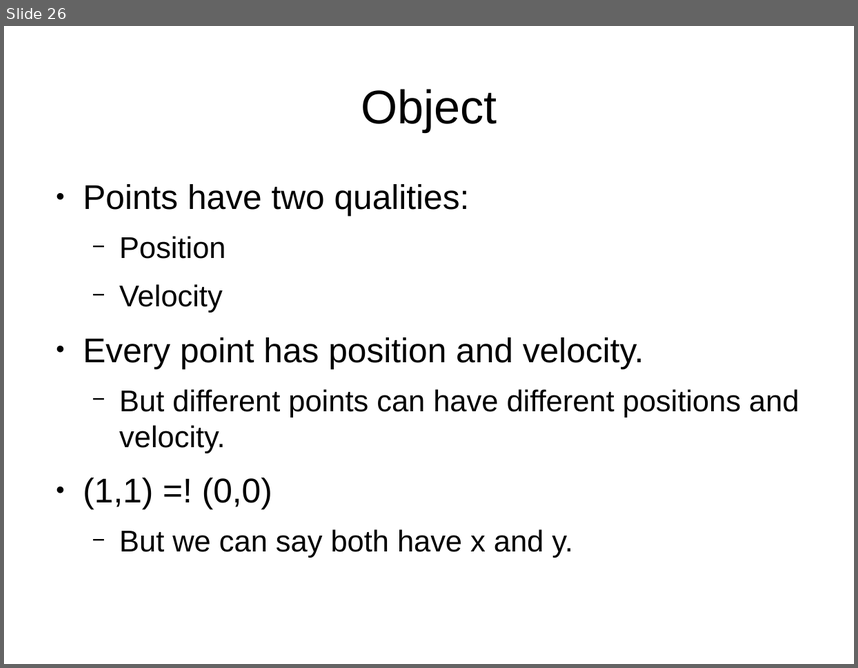
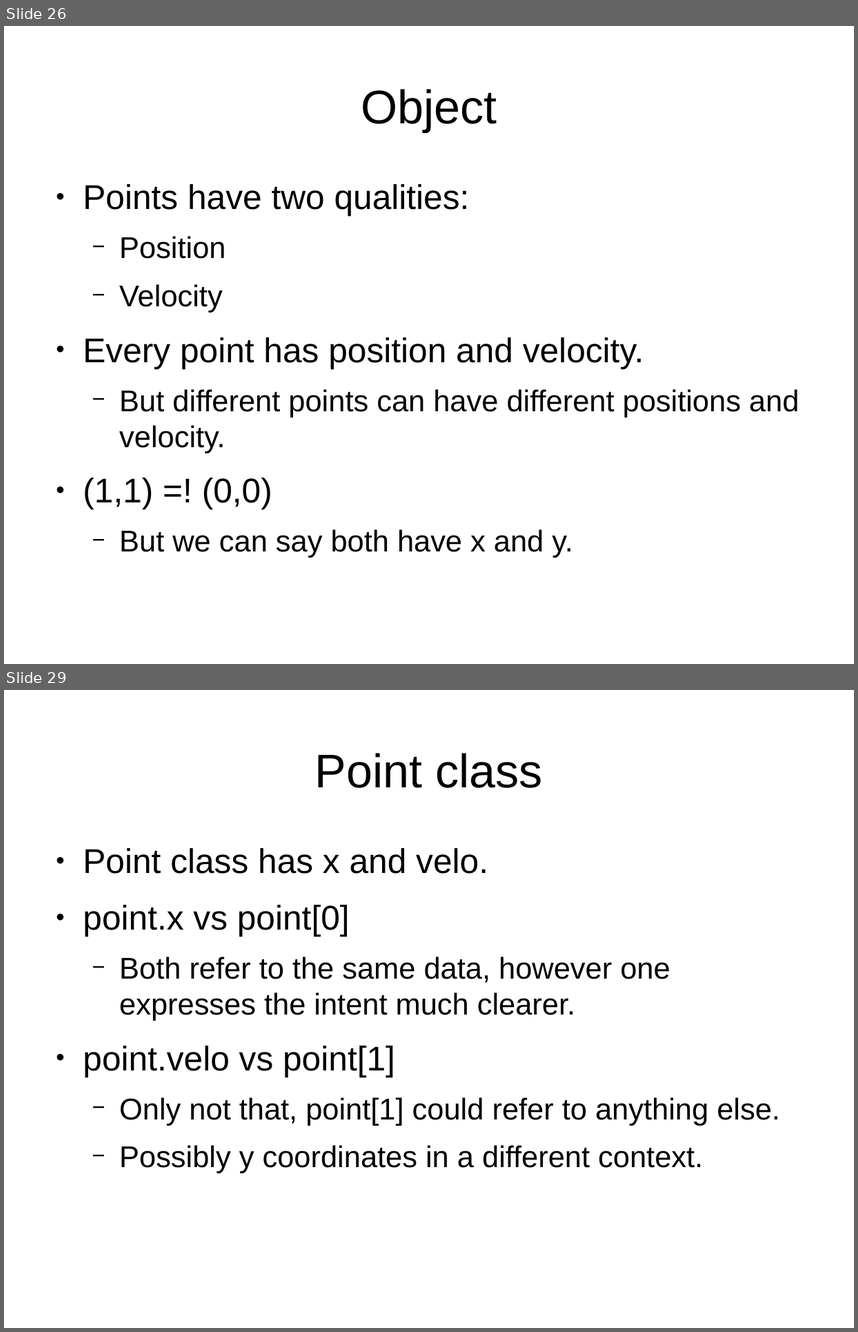
Before and after one commit to f0lie/basic_python_workshop, a slide deck: powerpoint.odp. Shown one above the other, each under a label of ours: slide 26 before the commit, slides 26 and 29 after it; the slides between them are not shown. The pictures are 858x668 and 858x1332 pixels, drawn with LibreOffice and Linux fonts; fonts in the diff are those of the drawing. Boxes give left, top, right and bottom in pixels: in the first picture for what was removed or moved away, otherwise in the second. Text is boxed around its words. In the diff, an @@ line names an element or a change of style, - is before the commit and + after.

Commit message:
Added point class

```diff
--- a/powerpoint.odp
+++ b/powerpoint.odp
@@ slide 29 added at (4,690,854,1328), background #FFFFFF @@
@@ title added at (315,753,543,788), 44 pt, text #000000 @@
+Point class
@@ text added at (83,848,780,1173), 28 pt, text #000000 @@
+● Point class has x and velo.
+● point.x vs point[0]
+  − Both refer to the same data, however one expresses the intent much clearer.
+● point.velo vs point[1]
+  − Only not that, point[1] could refer to anything else.
+  − Possibly y coordinates in a different context.
```
Also in this commit, not shown: 1 slide changed, 2 other slides added, 1 other file.
